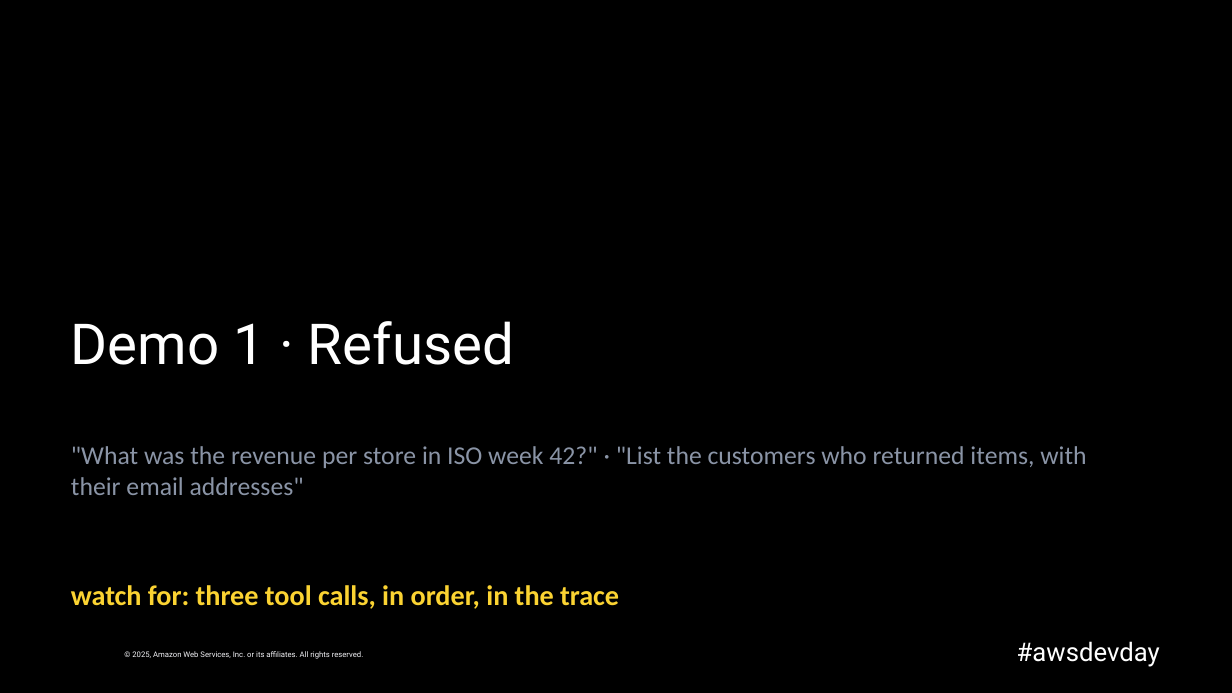
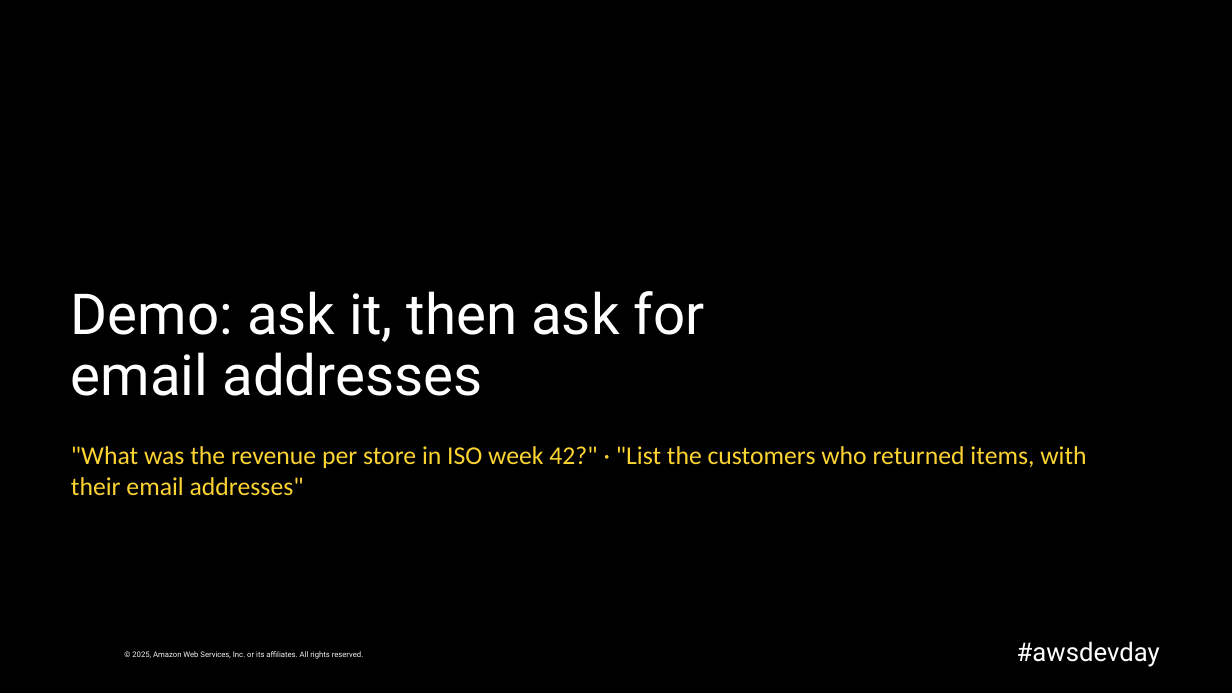
Before and after one commit to caroline-cah/lakehouse-harness, a slide deck: slide 13 of talk/harness-engineering-live.pptx (slide 20 before the commit). Drawn at 1232x693 pixels with LibreOffice and Linux fonts; fonts in the diff are those of the drawing; background and template pictures are left out. Boxes give left, top, right and bottom in pixels: in the first picture for what was removed or moved away, otherwise in the second. Text is boxed around its words. In the diff, an @@ line names an element or a change of style, - is before the commit and + after.

```diff
--- a/talk/harness-engineering-live.pptx
+++ b/talk/harness-engineering-live.pptx
@@ title at <box>71,291,705,396</box>: text changed @@
-Demo 1 · Refused
+Demo: ask it, then ask for email addresses
@@ text ""What was the revenue per ..." at <box>71,446,1086,495</box>: text colour #8A94A6 to #FBD332 @@
@@ text removed at <box>71,585,619,609</box> @@
-watch for: three tool calls, in order, in the trace
```
Also in this commit, not shown: 15 other slides changed, 16 slides added, 20 slides removed, 2 other files.
